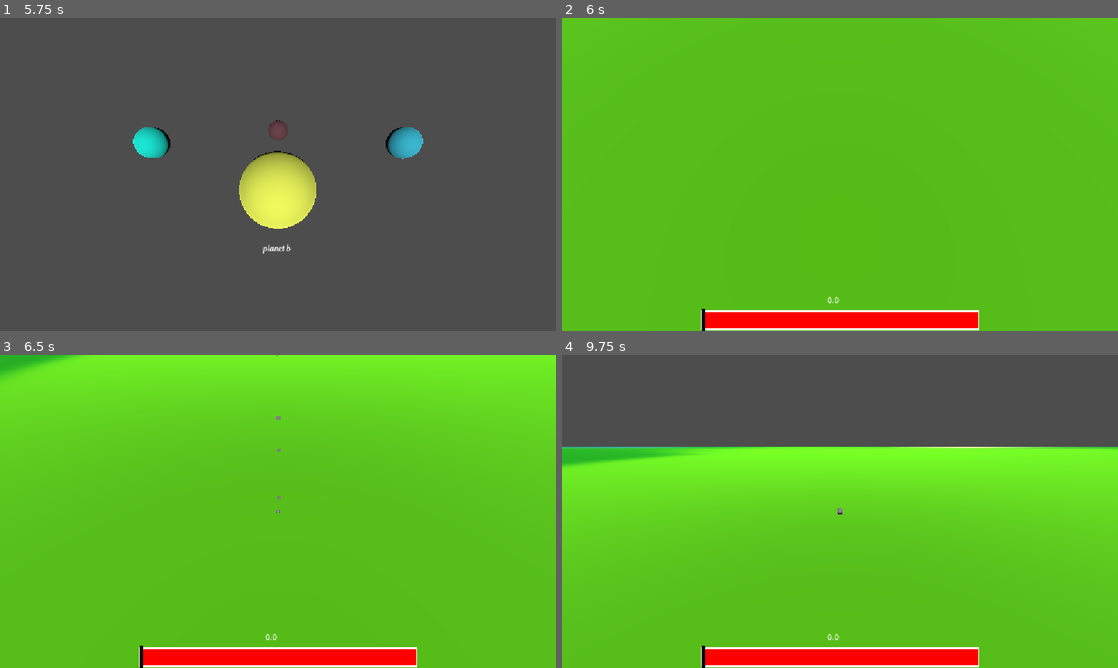
Above: before the commit, frames 1-4 (two rows, left to right).
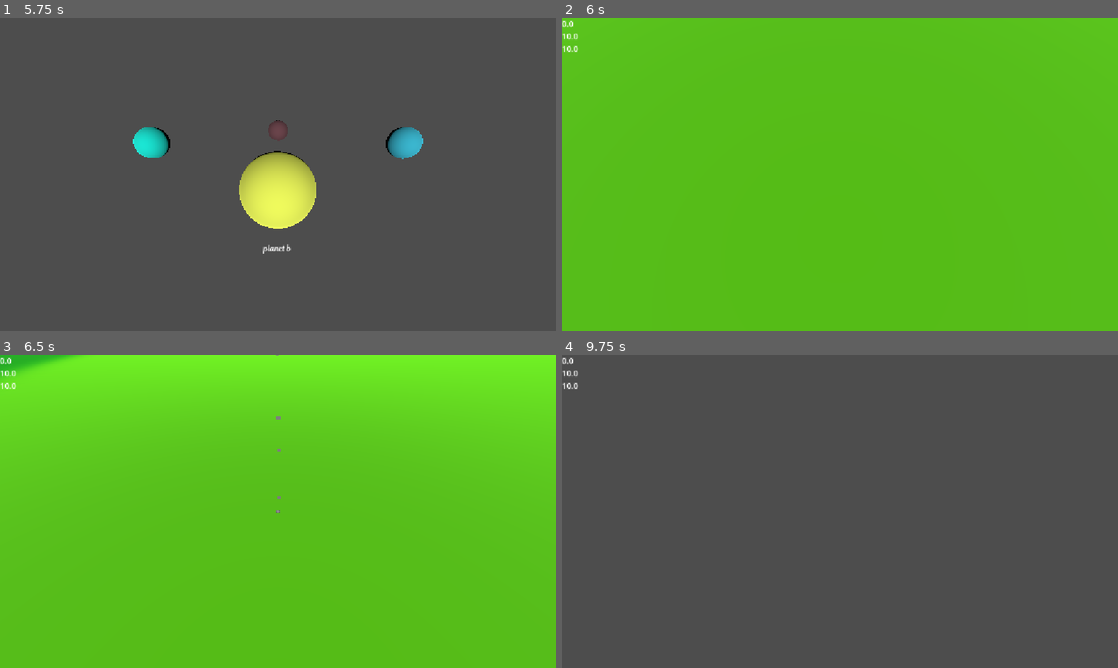
Above: after the commit, the same moments.

Repository: Licht363/ProjectRibbit
Game: Godot game, scene res://TitleScrene.tscn
The game is run twice, just before and just after one commit, with the same random seed, the same clock (stepped at 60 frames per second) and the same inputs.
Inputs (mouse positions are in pixels of both pictures, inside the frame that each line leads up to):
- Up to frame 1 (5.75 s): click "Start" at 0.5 s; tap Enter at 1.25 s; move the mouse to (400, 158) at 1.27 s; hold Right (ui_right) 1.28-2.03 s; click (400, 158) at 1.35 s; move the mouse to (166, 190) at 2.02 s; hold Left (ui_left) 2.03-2.78 s; tap Mouse wheel down (Lower) at 2.1, 4.35 s; move the mouse to (333, 105) at 2.77 s; hold Right (ui_right) 2.78-4.28 s; tap Mouse wheel up (Raise) at 2.85, 5.1 s; move the mouse to (250, 237) at 3.52 s; click (250, 237) at 3.6 s; move the mouse to (444, 221) at 4.27 s; hold Left (ui_left) from 4.28 s (still down); move the mouse to (111, 127) at 5.02 s
- Up to frame 2 (6 s): keep holding Left (ui_left); move the mouse to (867, 174) at 5.77 s; click (867, 174) at 5.85 s
- Up to frame 3 (6.5 s): keep holding Left (ui_left)
- Up to frame 4 (9.75 s): move the mouse to (756, 433) at 6.52 s; release Left (ui_left) at 6.53 s; hold Right (ui_right) 6.53-8.78 s; tap Mouse wheel down (Lower) at 6.6, 8.85 s; move the mouse to (962, 495) at 7.27 s; tap Mouse wheel up (Raise) at 7.35, 9.6 s; move the mouse to (728, 527) at 8.02 s; click (728, 527) at 8.1 s; tap Space at 8.75 s; move the mouse to (895, 442) at 8.77 s; hold Left (ui_left) from 8.78 s (still down); move the mouse to (812, 574) at 9.52 s

Frame 1 is identical in both runs. In frame 2, 3.4% of the frame differs, in the area x 0-75%, y 0-100%; in frame 3, 3.4%; in frame 4, 71%, in the area x 0-100%, y 0-100%.
Error before the commit: Trying to assign value of type 'Node' to a variable of type 'AudioStreamPlayer'. (res://Scripts/audio_stream_player.gd:11)

Commit message:
working version

Diff:
--- a/Scenes/Course1.tscn
+++ b/Scenes/Course1.tscn
@@ -65,7 +65,6 @@
 [node name="MusicPlayer" type="AudioStreamPlayer" parent="GameManager" unique_id=1546760134]
 stream = ExtResource("2_8k6fp")
 script = ExtResource("2_6mpi8")
-background_music = ExtResource("2_8k6fp")
 
 [node name="AmbientPlayer" type="AudioStreamPlayer" parent="GameManager" unique_id=1006920131]
 stream = ExtResource("2_8k6fp")
@@ -73,14 +72,17 @@
 [node name="SFXPlayer" type="AudioStreamPlayer" parent="GameManager" unique_id=814890493]
 stream = ExtResource("2_8k6fp")
 
-[node name="Ball" type="RigidBody3D" parent="." unique_id=1876578717 node_paths=PackedStringArray("label_a", "label_b", "label_c", "multiplier_label", "minigame_obj")]
+[node name="Ball" type="RigidBody3D" parent="." unique_id=1876578717 node_paths=PackedStringArray("label_a", "label_b", "label_c", "multiplier_label", "minigame_obj", "timer")]
 transform = Transform3D(1, 0, 0, 0, 1, 0, 0, 0, 1, 0, 1.0683035, 0)
+contact_monitor = true
+max_contacts_reported = 4
 script = ExtResource("1_tuelc")
 label_a = NodePath("../CanvasLayer/Label")
 label_b = NodePath("../CanvasLayer/Label2")
 label_c = NodePath("../CanvasLayer/Label3")
 multiplier_label = NodePath("../CanvasLayer/Main Bar/Label")
 minigame_obj = NodePath("../CanvasLayer/Main Bar")
+timer = NodePath("Timer")
 
 [node name="CollisionShape3D" type="CollisionShape3D" parent="Ball" unique_id=2090829607]
 shape = SubResource("SphereShape3D_5y5ci")
@@ -93,13 +95,16 @@
 process_material = SubResource("ParticleProcessMaterial_yicjq")
 draw_pass_1 = SubResource("QuadMesh_0vpyx")
 
+[node name="Timer" type="Timer" parent="Ball" unique_id=1868755056]
+one_shot = true
+
 [node name="SpringArm3D" type="SpringArm3D" parent="." unique_id=709334979]
 transform = Transform3D(1, 0, 0, 0, 1, 0, 0, 0, 1, 0, 1.0683035, 0)
 
 [node name="Camera3D" type="Camera3D" parent="SpringArm3D" unique_id=214326956]
 transform = Transform3D(-1, 0, 1.509958e-07, 0, 1, 0, -1.509958e-07, 0, -1, 0, 0, 0)
 
-[node name="StaticBody3D" type="StaticBody3D" parent="." unique_id=309381739]
+[node name="StaticBody3D" type="StaticBody3D" parent="." unique_id=309381739 groups=["Floor"]]
 
 [node name="CollisionShape3D" type="CollisionShape3D" parent="StaticBody3D" unique_id=1911986792]
 shape = SubResource("BoxShape3D_yicjq")
@@ -110,7 +115,7 @@
 mesh = SubResource("PlaneMesh_b04fr")
 
 [node name="DirectionalLight3D" type="DirectionalLight3D" parent="." unique_id=59875798]
-transform = Transform3D(1, 0, 0, 0, 0.70710677, 0.70710677, 0, -0.70710677, 0.70710677, 0, 0, 0)
+transform = Transform3D(1, 0, 0, 0, 0.7071068, 0.7071068, 0, -0.7071068, 0.7071068, 0, 19.324999, 0)
 
 [node name="Area3D" type="Area3D" parent="." unique_id=1849546054]
 transform = Transform3D(1, 0, 0, 0, 1, 0, 0, 0, 1, 0, -4.1700363, 0)
@@ -178,4 +183,6 @@
 offset_bottom = -10.0
 text = "0.0"
 
+[connection signal="body_entered" from="Ball" to="Ball" method="_on_body_entered"]
+[connection signal="timeout" from="Ball/Timer" to="Ball" method="_on_timer_timeout"]
 [connection signal="body_exited" from="Area3D" to="Area3D" method="_on_body_exited"]
--- a/Scripts/BallControl.gd
+++ b/Scripts/BallControl.gd
@@ -1,13 +1,17 @@
 extends RigidBody3D
 
 var ball = self
-var distance: float = 10
 @export var label_a: Label
 @export var label_b: Label
 @export var label_c: Label
 @export var multiplier_label: Label
-var height: float
+var distance: float = 10
+var height: float = 10
 var curve: float
+var jump_force: float = 20
+var hop_direction: Vector3 = Vector3(0,1,1)
+var hop_count: int = 1
+var is_on_ground: bool
 @export var direction = Vector3(curve,height,distance)
 var minigame_started: bool
 var multiplier: float
@@ -16,13 +20,16 @@
 var max_position_a = 0
 var max_position_b = 564
 var time_elapsed: float = 0
-@export var hit_sfx:
-
+@export var hit_sfx: AudioStream
+@export var hop_sfx: AudioStream
+@export var timer: Timer
+var hop_true: bool = false
 
 # Called when the node enters the scene tree for the first time.
 func _ready() -> void:
 	minigame_obj.hide()
 	minigame_indicator = minigame_obj.get_child(0).get_child(0)
+	inactive_monitoring()
 
 func update_data():
 	if label_a != null:
@@ -61,6 +68,8 @@
 	if Input.is_action_just_released("Click") && minigame_started:
 		minigame_select()
 
+
+
 #When Idendifying Mechanics
 # Input
 # Tranformation
@@ -87,4 +96,48 @@
 	minigame_obj.hide()
 
 func apply_hit():
+	start_velocity()
 	apply_impulse(direction * multiplier)
+	active_monitoring()
+	hop_true = true
+
+
+func _on_body_entered(body: Node) -> void:
+	print("contact")
+	if body.is_in_group("Floor") && hop_true:
+		stop_velocity()
+		if hop_count > 0:
+			hop_count -= 1
+			timer.start()
+		else:
+			hop_count = 1
+			start_velocity()
+			inactive_monitoring()
+			hop_true = false
+
+func stop_velocity():
+	freeze = true
+	sleeping = true
+
+func start_velocity():
+	freeze = false
+	sleeping = false
+
+
+func hop():
+	print("hopping")
+	start_velocity()
+	linear_velocity = Vector3.ZERO
+	angular_velocity = Vector3.ZERO
+	apply_impulse(hop_direction * jump_force)
+
+func active_monitoring():
+	call_deferred("set_contact_monitor", true)
+	max_contacts_reported = 4
+
+func inactive_monitoring():
+	call_deferred("set_contact_monitor", false)
+	max_contacts_reported = 0
+
+func _on_timer_timeout() -> void:
+	hop()
--- a/Scripts/audio_stream_player.gd
+++ b/Scripts/audio_stream_player.gd
@@ -1,4 +1,4 @@
-extends Node
+extends AudioStreamPlayer
 var music_player: AudioStreamPlayer
 var ambient_player: AudioStreamPlayer
 var sfx_player: AudioStreamPlayer
@@ -8,7 +8,7 @@
 
 # Called when the node enters the scene tree for the first time.
 func _ready() -> void:
-	music_player = $"."
+	music_player = self
 	ambient_player = $"../AmbientPlayer"
 	sfx_player = $"../SFXPlayer"
 	play_music(background_music)
@@ -23,7 +23,7 @@
 	if stream != null:
 		music_player.stream = stream
 
-func play_sfx(stream: AudioStreamWAV, pitch_variance: float = 0.0):
+func play_sfx(stream: AudioStream, pitch_variance: float = 0.0):
 	if sfx_player != null && !sfx_player.playing:
 		sfx_player.stream = stream
 	if pitch_variance > 0.0:
--- a/project.godot
+++ b/project.godot
@@ -23,6 +23,10 @@
 
 window/stretch/mode="canvas_items"
 window/stretch/aspect="expand"
+
+[global_group]
+
+Floor="grouping for floor levels"
 
 [input]
 
Not shown, added: Scenes/Course1.tscn73015431830.tmp
Not shown, added: Scenes/Course1.tscn73032074726.tmp
